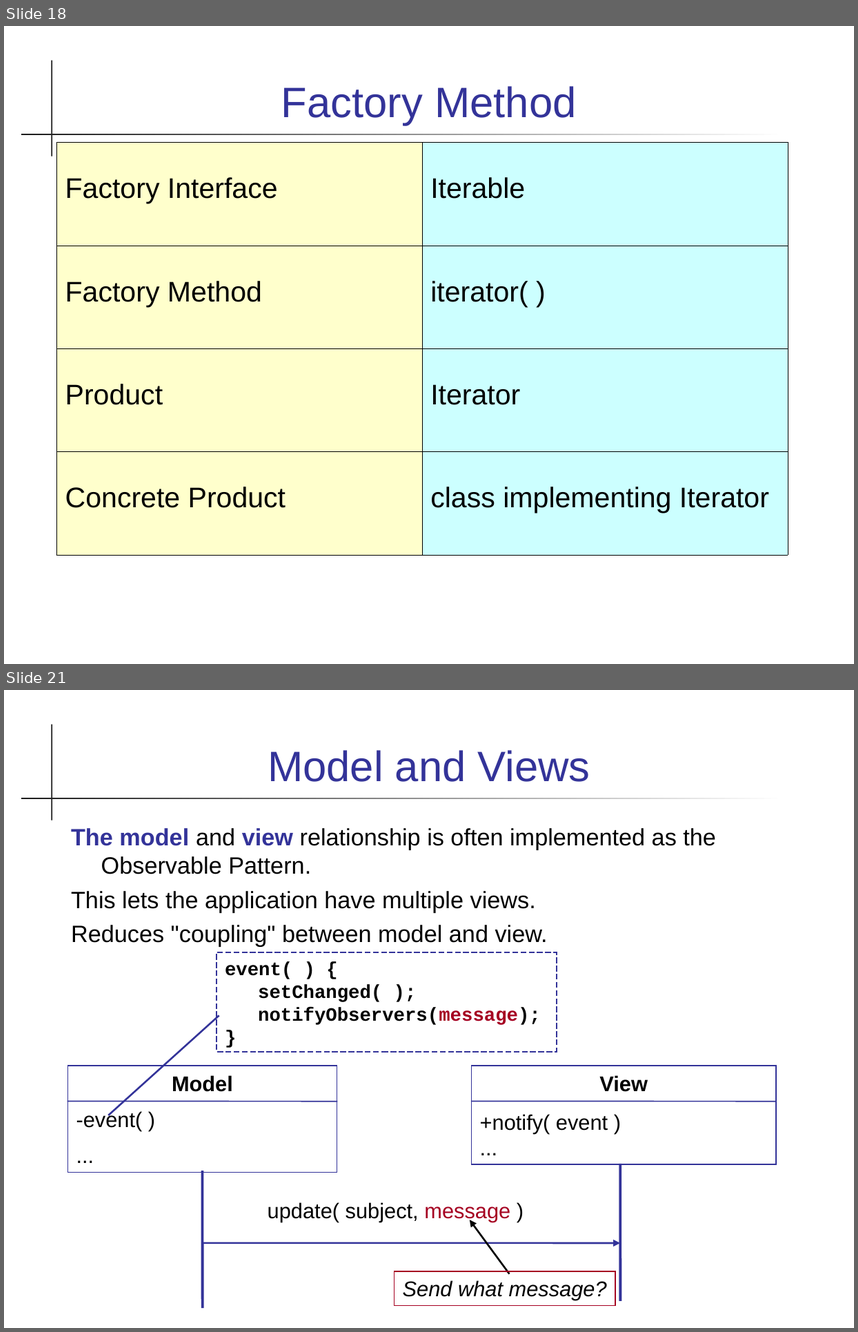
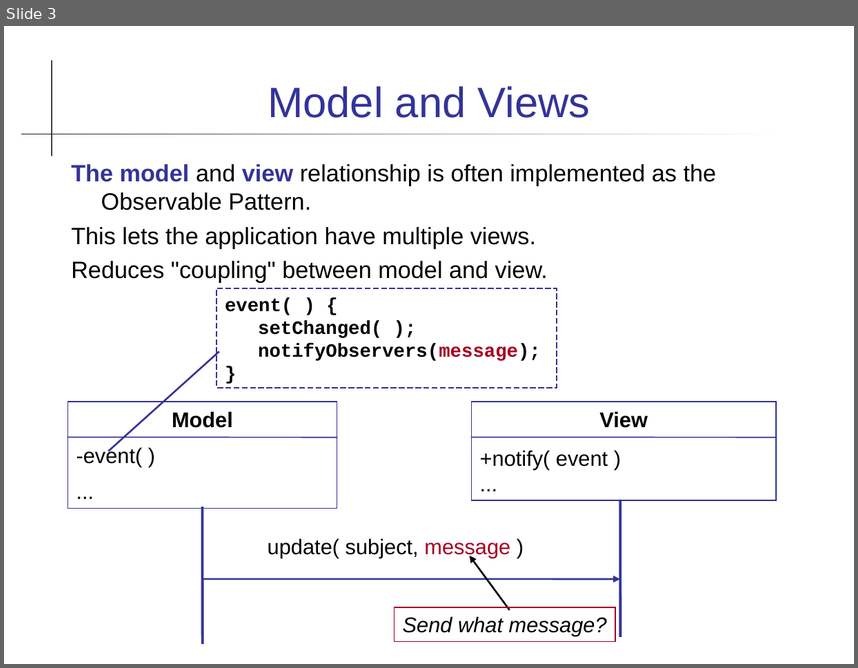
Before and after one commit to skeoop/skeoop.github.io, a slide deck: patterns/MVC Pattern.ppt. Shown one above the other, each under a label of ours: slides 18 and 21 before the commit, slide 3 after it; the slides between them are not shown. The pictures are 858x1332 and 858x668 pixels, drawn with LibreOffice and Linux fonts; fonts in the diff are those of the drawing. Boxes give left, top, right and bottom in pixels: in the first picture for what was removed or moved away, otherwise in the second. Text is boxed around its words. In the diff, an @@ line names an element or a change of style, - is before the commit and + after.

```diff
--- a/patterns/MVC Pattern.ppt
+++ b/patterns/MVC Pattern.ppt
@@ slide 18 removed at [4,26,854,664], background #FFFFFF; not listed: 2 template elements that a slide beside it also shows @@
@@ title removed at [281,86,576,125] @@
-Factory Method
@@ table removed at [56,143,788,555], 4 rows, 2 columns @@
-Factory Interface | Iterable
-Factory Method | iterator( )
-Product | Iterator
-Concrete Product | class implementing Iterator
@@ what was slide 21 is now slide 3 @@
```
Also in this commit, not shown: 2 slides changed, 17 other slides removed, 36 other files.
